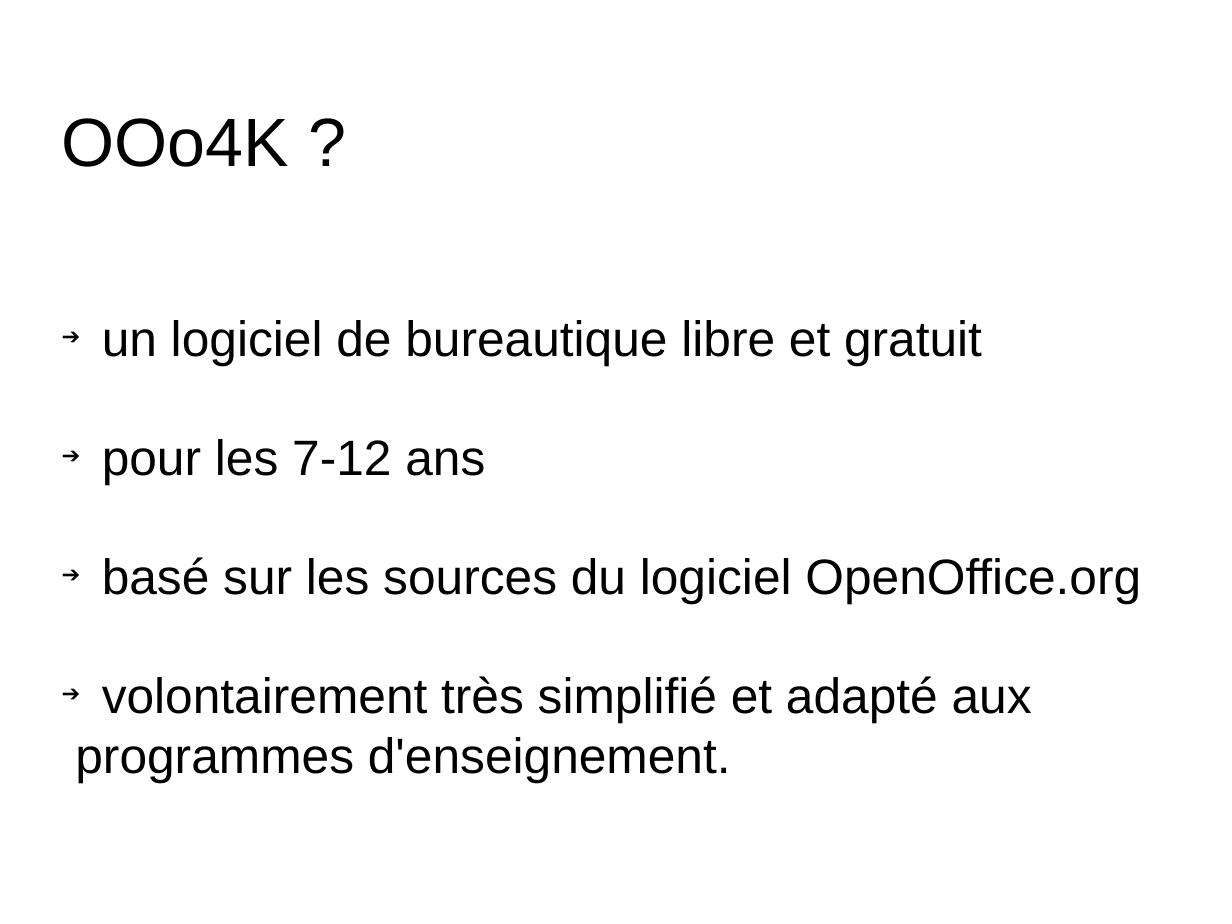
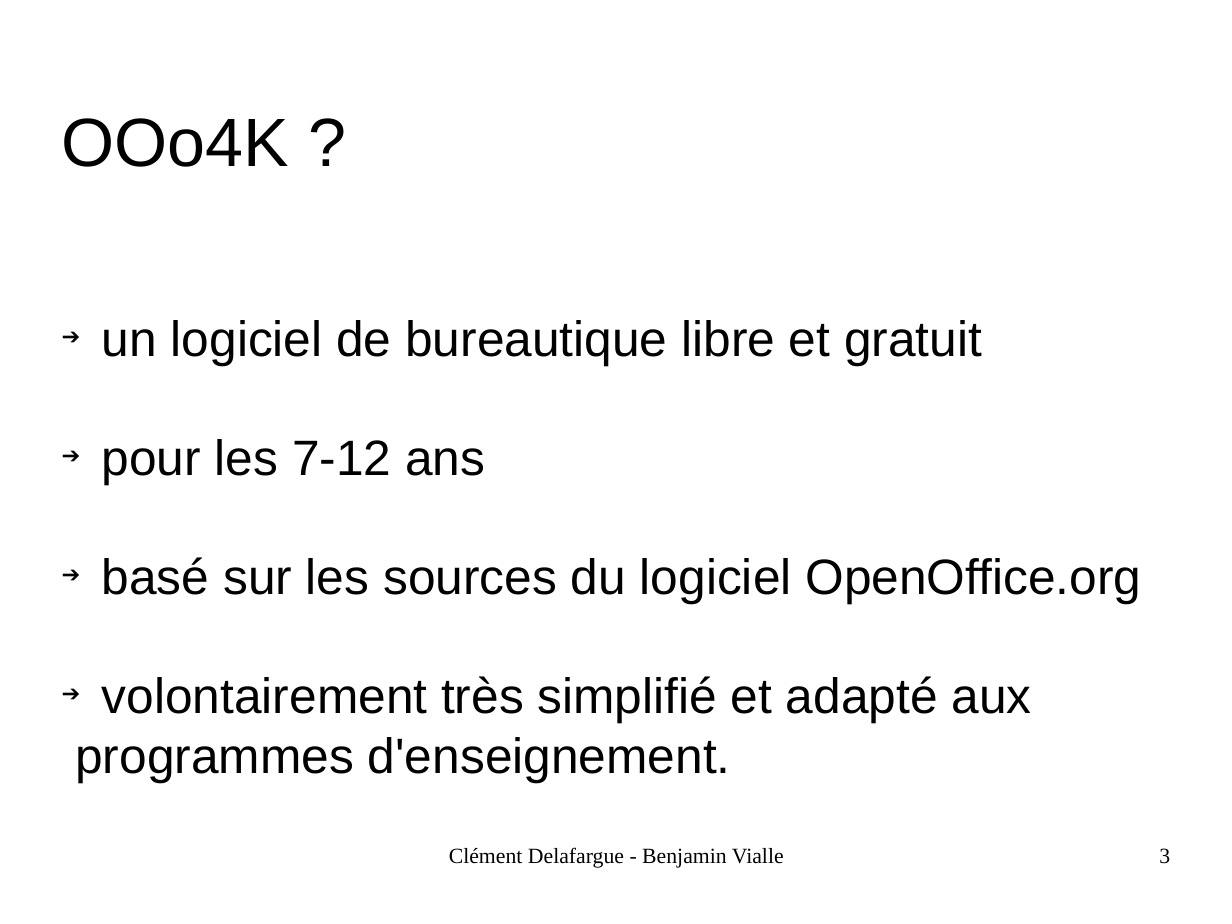
Before and after one commit to divarvel/PAPPL-OOo4Kids-Documents, a slide deck: slide 3 of SOUTENANCE/OOo4Kids.odp (slide 2 before the commit). Drawn at 1232x924 pixels with LibreOffice and Linux fonts; fonts in the diff are those of the drawing; background and template pictures are left out. Boxes give left, top, right and bottom in pixels: in the first picture for what was removed or moved away, otherwise in the second. Text is boxed around its words. In the diff, an @@ line names an element or a change of style, - is before the commit and + after.

```diff
--- a/SOUTENANCE/OOo4Kids.odp
+++ b/SOUTENANCE/OOo4Kids.odp
@@ text added at (449,847,784,868), 14 pt, text #000000 @@
+Clément Delafargue - Benjamin Vialle
@@ page number added at (1159,848,1170,864), 14 pt, text #000000 @@
+3
```
Also in this commit, not shown: 11 slides added, 7 slides removed.
